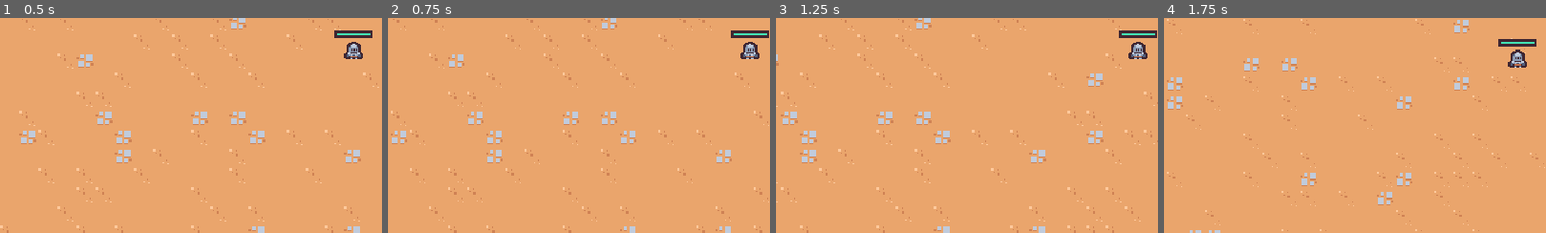
Above: before the commit, frames 1-4 (left to right).
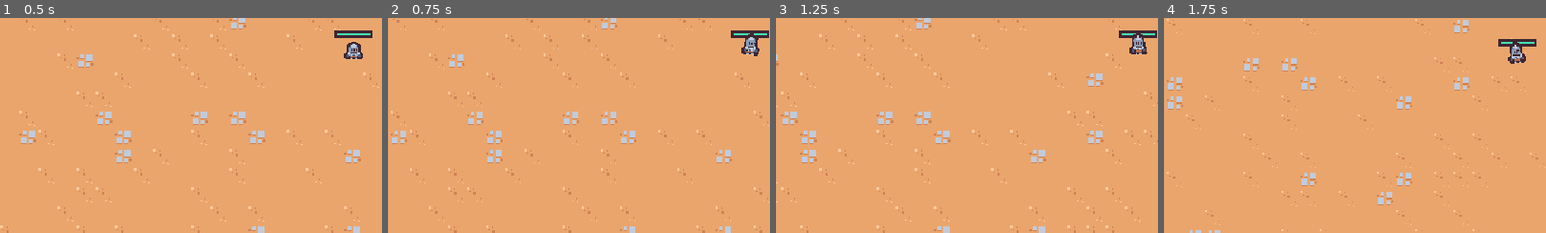
Above: after the commit, the same moments.

Repository: mc-carthy/gdSurvivors
Game: Godot game, scene res://scenes/main/main.tscn
The game is run twice, just before and just after one commit, with the same random seed, the same clock (stepped at 60 frames per second) and the same inputs.
Inputs (mouse positions are % of the whole screen's width and height, from its top left):
- Up to frame 1 (0.5 s): no input
- Up to frame 2 (0.75 s): move the mouse to (72, 45) at 0.52 s; press the mouse at (72, 45) at 0.53 s; hold D (move_right) from 0.53 s (still down)
- Up to frame 3 (1.25 s): keep holding D (move_right)
- Up to frame 4 (1.75 s): move the mouse to (30, 55) at 1.27 s; release D (move_right) at 1.28 s; release the mouse at (30, 55) at 1.28 s; hold S (move_down) from 1.28 s (still down); click (30, 55) at 1.35 s
The pictures show only the part of the screen within x 4-54%, y 40-90%; the shares and areas given below are measured in that part.

Frame 1 is identical in both runs. In frame 2, 0.4% of the frame differs, in the area x 92-98%, y 7-20%; in frame 3, 0.4%; in frame 4, 0.4%, in the area x 90-95%, y 11-24%.

Commit message:
Player animation

Diff:
--- a/scenes/game_object/player/player.gd
+++ b/scenes/game_object/player/player.gd
@@ -7,6 +7,8 @@
 @onready var health_component: HealthComponent = $HealthComponent
 @onready var health_bar: ProgressBar = $HealthBar
 @onready var abilities = $Abilities
+@onready var animiation_player = $AnimationPlayer
+@onready var visuals: Node2D = $Visuals
 
 var number_colliding_bodies = 0
 
@@ -29,6 +31,15 @@
 	velocity = velocity.lerp(target_velocity, 1 - exp(-delta * ACCELERATION_SMOOTHING))
 
 	move_and_slide()
+
+	if movement_vector.length() > 0:
+		animiation_player.play('walk')
+	else:
+		animiation_player.play('RESET')
+
+	var move_sign = sign(movement_vector.x)
+	if move_sign != 0:
+		visuals.scale = Vector2(move_sign, 1)
 
 
 func get_movement_vector() -> Vector2:
--- a/scenes/game_object/player/player.tscn
+++ b/scenes/game_object/player/player.tscn
@@ -1,9 +1,95 @@
-[gd_scene load_steps=10 format=3 uid="uid://4lskaid70me0"]
+[gd_scene load_steps=13 format=3 uid="uid://4lskaid70me0"]
 
 [ext_resource type="Texture2D" uid="uid://ctwukb4egd12j" path="res://scenes/game_object/player/player.png" id="1_0b0b6"]
 [ext_resource type="Script" path="res://scenes/game_object/player/player.gd" id="1_ylaoy"]
 [ext_resource type="PackedScene" uid="uid://dbviv13m3a73s" path="res://scenes/ability/sword_ability_controller/sword_ability_controller.tscn" id="2_k7bcb"]
 [ext_resource type="PackedScene" uid="uid://cgc08ngtydcru" path="res://scenes/component/health_component.tscn" id="2_xalsg"]
+
+[sub_resource type="Animation" id="Animation_q3t5w"]
+resource_name = "walk"
+length = 0.5
+loop_mode = 1
+tracks/0/type = "value"
+tracks/0/imported = false
+tracks/0/enabled = true
+tracks/0/path = NodePath("Visuals/Sprite2D:position")
+tracks/0/interp = 2
+tracks/0/loop_wrap = true
+tracks/0/keys = {
+"times": PackedFloat32Array(0, 0.1, 0.3),
+"transitions": PackedFloat32Array(1, 1, 1),
+"update": 0,
+"values": [Vector2(0, 0), Vector2(-2.08189e-12, -4), Vector2(-2.63654e-08, 0)]
+}
+tracks/1/type = "value"
+tracks/1/imported = false
+tracks/1/enabled = true
+tracks/1/path = NodePath("Visuals/Sprite2D:rotation")
+tracks/1/interp = 2
+tracks/1/loop_wrap = true
+tracks/1/keys = {
+"times": PackedFloat32Array(0, 0.1, 0.2, 0.4),
+"transitions": PackedFloat32Array(1, 1, 1, 1),
+"update": 0,
+"values": [0.0, -0.261799, 0.261799, 0.0]
+}
+tracks/2/type = "value"
+tracks/2/imported = false
+tracks/2/enabled = true
+tracks/2/path = NodePath("Visuals/Sprite2D:scale")
+tracks/2/interp = 2
+tracks/2/loop_wrap = true
+tracks/2/keys = {
+"times": PackedFloat32Array(0, 0.1, 0.3, 0.4),
+"transitions": PackedFloat32Array(3, 3, 3, 1),
+"update": 0,
+"values": [Vector2(1, 1), Vector2(0.9, 1.2), Vector2(1.2, 0.9), Vector2(1, 1)]
+}
+
+[sub_resource type="Animation" id="Animation_aa1la"]
+length = 0.001
+tracks/0/type = "value"
+tracks/0/imported = false
+tracks/0/enabled = true
+tracks/0/path = NodePath("Visuals/Sprite2D:position")
+tracks/0/interp = 1
+tracks/0/loop_wrap = true
+tracks/0/keys = {
+"times": PackedFloat32Array(0),
+"transitions": PackedFloat32Array(1),
+"update": 0,
+"values": [Vector2(0, 0)]
+}
+tracks/1/type = "value"
+tracks/1/imported = false
+tracks/1/enabled = true
+tracks/1/path = NodePath("Visuals/Sprite2D:rotation")
+tracks/1/interp = 1
+tracks/1/loop_wrap = true
+tracks/1/keys = {
+"times": PackedFloat32Array(0),
+"transitions": PackedFloat32Array(1),
+"update": 0,
+"values": [0.0]
+}
+tracks/2/type = "value"
+tracks/2/imported = false
+tracks/2/enabled = true
+tracks/2/path = NodePath("Visuals/Sprite2D:scale")
+tracks/2/interp = 1
+tracks/2/loop_wrap = true
+tracks/2/keys = {
+"times": PackedFloat32Array(0),
+"transitions": PackedFloat32Array(1),
+"update": 0,
+"values": [Vector2(1, 1)]
+}
+
+[sub_resource type="AnimationLibrary" id="AnimationLibrary_n8ywc"]
+_data = {
+"RESET": SubResource("Animation_aa1la"),
+"walk": SubResource("Animation_q3t5w")
+}
 
 [sub_resource type="StyleBoxFlat" id="StyleBoxFlat_jnq53"]
 bg_color = Color(0.247059, 0.14902, 0.192157, 1)
@@ -29,6 +115,11 @@
 collision_layer = 0
 motion_mode = 1
 script = ExtResource("1_ylaoy")
+
+[node name="AnimationPlayer" type="AnimationPlayer" parent="."]
+libraries = {
+"": SubResource("AnimationLibrary_n8ywc")
+}
 
 [node name="HealthComponent" parent="." instance=ExtResource("2_xalsg")]
 
@@ -72,11 +163,13 @@
 position = Vector2(2.08165e-12, -6)
 shape = SubResource("CircleShape2D_7ya1g")
 
-[node name="Sprite2D" type="Sprite2D" parent="."]
-texture = ExtResource("1_0b0b6")
-offset = Vector2(2.08165e-12, -8)
-
 [node name="CollisionShape2D" type="CollisionShape2D" parent="."]
 visible = false
 position = Vector2(2.08165e-12, -5)
 shape = SubResource("CircleShape2D_cl17t")
+
+[node name="Visuals" type="Node2D" parent="."]
+
+[node name="Sprite2D" type="Sprite2D" parent="Visuals"]
+texture = ExtResource("1_0b0b6")
+offset = Vector2(2.08165e-12, -8)
